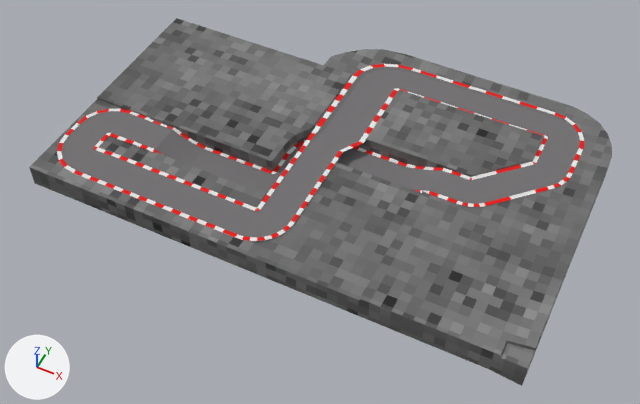
An edit to the glTF model assets/tracks/race_track__low_poly_v2.glb, drawn before and after from the same camera.
The view is the same before and after, from a 50 mm camera at (584.0, -1266.0, 1341.0) aimed at (9.0, -117.0, -96.0). Every picture has the same lights, and +X, +Y and +Z are marked at lower left. The older version comes first. Where no turn or scale is listed for an object, it has been applied to the vertices. Vertices at exactly the same position are counted once.

In view in the first picture: 'Cube__0', 'Plane_Material.001_0', 'Plane_Material.002_0', 'Plane_Material.003_0'.
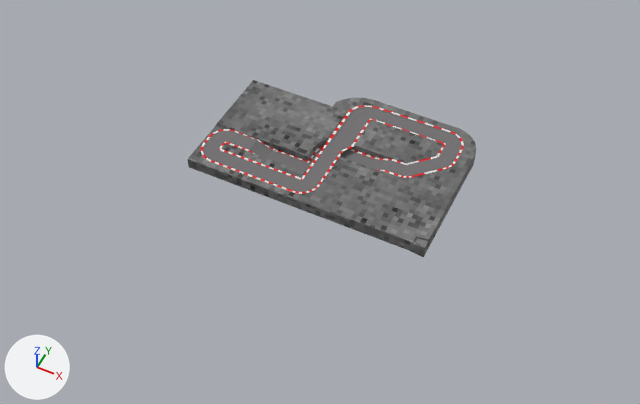
Edits to the scene script, one JSON object a line:
```json
{"block": "me_cube__0_002", "where": "# used by ob_cube__0; location = (8.0, -71.0, -22.0)"}
{"op": "remove", "block": "me_cube__0_002", "code": "me_cube__0_002.from_pydata(...)  # 633 vertices, 1261 faces; spans x -548.0..537.0, y -311.0..377.0, z -51.0..34.0"}
{"op": "add", "block": "me_cube__0_002", "code": "me_cube__0_002.from_pydata(...)  # 633 vertices, 1261 faces; spans x -267.0..275.0, y -137.0..207.0, z -19.0..24.0"}
{"block": "me_cube__0_002", "change": "me_cube__0_002 part 1: the whole mesh is scaled about its middle by 0.5, then moved by (10.0, 2.0, 11.0)"}
{"op": "set", "path": "ob_plane_material_001_0.scale", "old": "(1.0, 1.0, 1.0)", "new": "(0.5, 0.5, 0.5)"}
{"op": "set", "path": "ob_plane_material_002_0.scale", "old": "(1.0, 1.0, 1.0)", "new": "(0.5, 0.5, 0.5)"}
{"op": "set", "path": "ob_plane_material_003_0.scale", "old": "(1.0, 1.0, 1.0)", "new": "(0.5, 0.5, 0.5)"}
```

Changed parts and their boxes [x1, y1, x2, y2] in the pictures (640 x 404 px):
```json
{"object": "Cube__0", "change": "rescaled", "before": [29, 18, 612, 386], "after": [187, 80, 476, 257], "on screen": "50% narrower, 52% shorter"}
{"object": "Plane_Material.001_0", "change": "rescaled", "before": [61, 66, 580, 237], "after": [203, 107, 462, 192], "on screen": "50% narrower, 50% shorter"}
{"object": "Plane_Material.003_0", "change": "rescaled", "before": [57, 64, 584, 241], "after": [201, 105, 464, 194], "on screen": "50% narrower, 49% shorter"}
{"object": "Plane_Material.002_0", "change": "rescaled", "before": [57, 64, 584, 241], "after": [201, 105, 464, 194], "on screen": "50% narrower, 49% shorter"}
```
